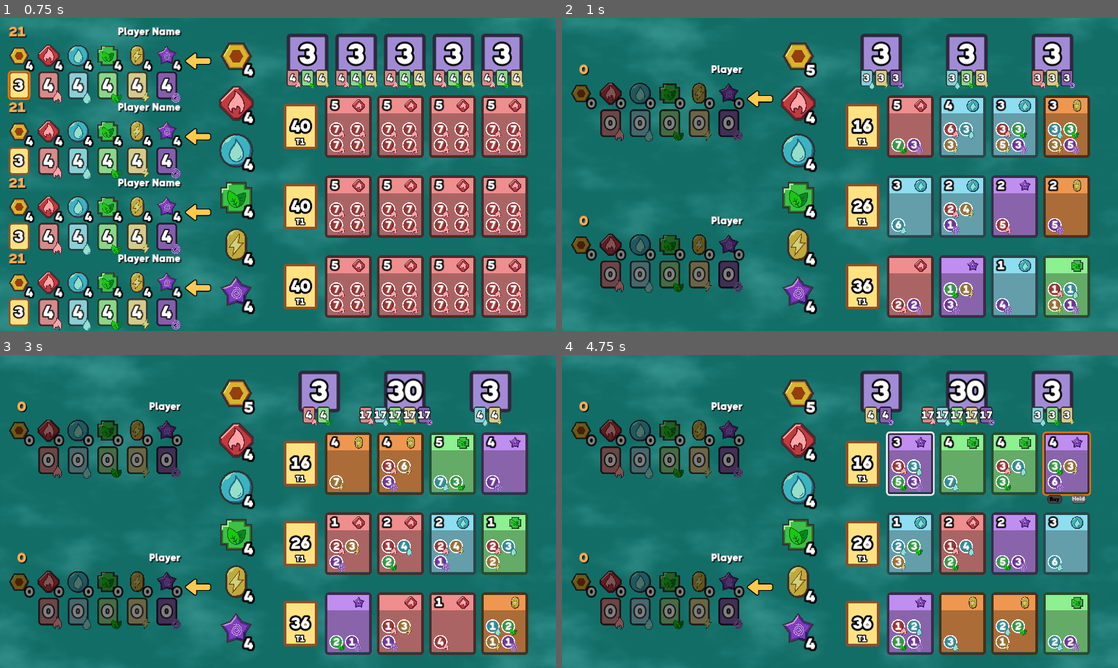
Above: before the commit, frames 1-4 (two rows, left to right).
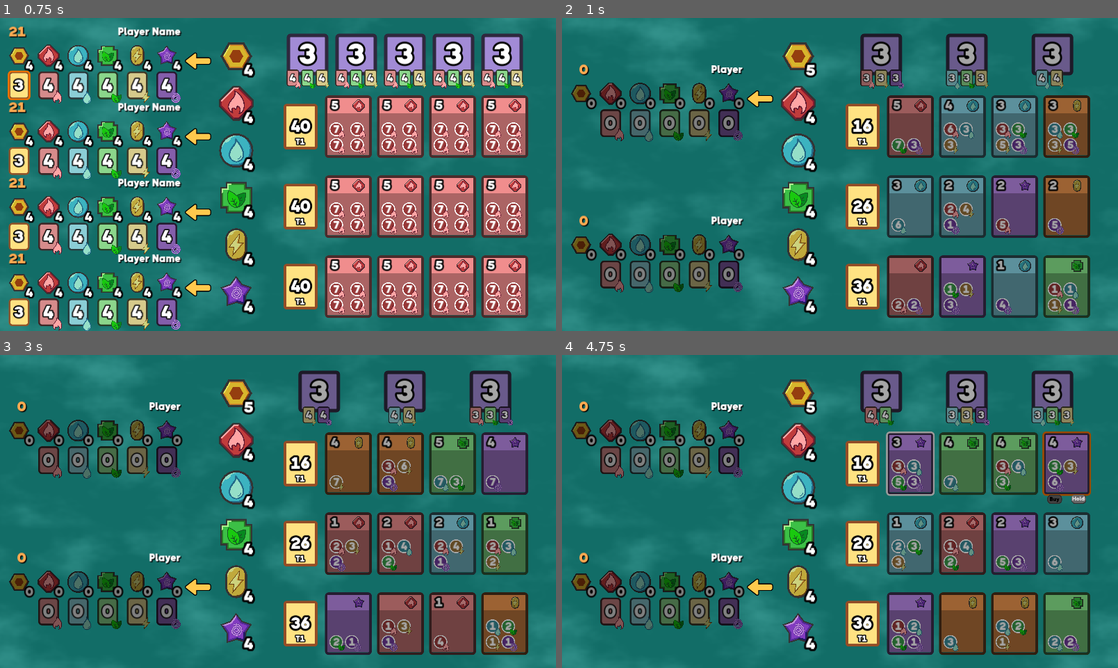
Above: after the commit, the same moments.

Repository: ShinyDeagle/Glid
Game: Godot game, scene res://Scenes/Main.tscn
The game is run twice, just before and just after one commit, with the same random seed, the same clock (stepped at 60 frames per second) and the same inputs.
Inputs (mouse positions are in pixels of both pictures, inside the frame that each line leads up to):
- Up to frame 1 (0.75 s): click (16, 86) at 0.52 s
- Up to frame 2 (1 s): no input
- Up to frame 3 (3 s): click (16, 461) at 1.27 s; click (16, 461) at 2.02 s; tap Enter at 2.75 s; move the mouse to (400, 495) at 2.77 s; tap Backspace at 2.85 s; click (400, 495) at 2.92 s
- Up to frame 4 (4.75 s): tap Space at 3.02, 3.5, 3.77 s; move the mouse to (728, 527) at 3.52 s; tap Backspace at 3.6, 4.35 s; click (728, 527) at 3.67 s; tap Enter at 4.25 s; move the mouse to (895, 442) at 4.27 s; click (895, 442) at 4.42 s

Frame 1 is identical in both runs. In frame 2, 22% of the frame differs, in the area x 53-95%, y 6-96%; in frame 3, 22%; in frame 4, 22%, in the area x 54-96%, y 6-96%.
Error before the commit: Invalid access to property or key 'deck' on a base object of type 'Nil'. (res://Scripts/Game/GamePlayer.gd:149)
Error after the commit: Invalid access to property or key 'deck' on a base object of type 'Nil'. (res://Scripts/Game/GamePlayer.gd:134)

Commit message:
Reworked the gem variables to use a GemBank instead.

Diff:
--- a/Scenes/Game/Session.tscn
+++ b/Scenes/Game/Session.tscn
@@ -1,6 +1,6 @@
 [gd_scene load_steps=20 format=3 uid="uid://eyaqe0owntkc"]
 
-[ext_resource type="Script" path="res://Scenes/Game/Session.gd" id="1_ep0gm"]
+[ext_resource type="Script" path="res://Scripts/Game/Session.gd" id="1_ep0gm"]
 [ext_resource type="PackedScene" uid="uid://hnci44c8shhb" path="res://Scenes/Game/Player.tscn" id="1_ki1s4"]
 [ext_resource type="PackedScene" uid="uid://nh7jhv57lm1w" path="res://Scenes/Game/Deck.tscn" id="1_ltllm"]
 [ext_resource type="PackedScene" uid="uid://blahpjlpjlsi2" path="res://Scenes/Game/Card.tscn" id="1_ot707"]
--- a/Scripts/Factory/CardData.gd
+++ b/Scripts/Factory/CardData.gd
@@ -42,6 +42,10 @@
 		index += 1
 		Main.inst().debug("Card Data", "Loaded Card #" + str(index - DATABASE_DUMMY_ROWS) + " - " \
 			+ "ID: " + str(card.card_id), Main.DEBUG_LEVEL.DATA)
+
+	var last_card : CardData = all_cards.pop_back() as CardData
+	card_map.erase(last_card.card_id)
+
 	Main.inst().debug("Card Data", "Loaded " + str(index - DATABASE_DUMMY_ROWS) \
 		+ " Cards", Main.DEBUG_LEVEL.DATA)
 
@@ -64,19 +68,22 @@
 
 	return card
 
+func get_cost_data() -> Dictionary:
+	return {
+		"Fire": card_fire_cost,
+		"Water": card_water_cost,
+		"Grass": card_grass_cost,
+		"Electric": card_electric_cost,
+		"Psychic": card_psychic_cost,
+	}
+
 func can_afford(who: Player) -> bool:
 	if who == null:
 		return false
+	var player : Player = Session.inst().current_player
+	var full_bank : GemBank = GemBank.new()
 
-	var fire_to_pay : int = max(0, card_fire_cost - who.fire_cards - who.fire_gems)
-	var water_to_pay : int = max(0, card_water_cost - who.water_cards - who.water_gems)
-	var grass_to_pay : int = max(0, card_grass_cost - who.grass_cards - who.grass_gems)
-	var electric_to_pay : int = max(0, card_electric_cost - who.electric_cards - who.electric_gems)
-	var psychic_to_pay : int = max(0, card_psychic_cost - who.psychic_cards - who.psychic_gems)
-	var leftover : int = fire_to_pay + \
-		water_to_pay + \
-		grass_to_pay + \
-		electric_to_pay + \
-		psychic_to_pay
+	player.bank.add_to(full_bank)
+	player.card_bank.add_to(full_bank)
 
-	return not (leftover > 0 and who.gold < leftover)
+	return full_bank.can_afford(get_cost_data())
--- a/Scripts/Factory/NobleData.gd
+++ b/Scripts/Factory/NobleData.gd
@@ -40,6 +40,10 @@
 		index += 1
 		Main.inst().debug("Noble Data", "Loaded Noble #" + str(index - DATABASE_DUMMY_ROWS) + " - " \
 			+ "ID: " + str(noble.noble_id), Main.DEBUG_LEVEL.DATA)
+
+	var last_noble : NobleData = all_nobles.pop_back() as NobleData
+	noble_map.erase(last_noble.noble_id)
+
 	Main.inst().debug("Noble Data", "Loaded " + str(index - DATABASE_DUMMY_ROWS) \
 		+ " Nobles", Main.DEBUG_LEVEL.DATA)
 
@@ -60,19 +64,23 @@
 
 	return noble
 
+func get_cost_data() -> Dictionary:
+	return {
+		"Fire": noble_fire_cost,
+		"Water": noble_water_cost,
+		"Grass": noble_grass_cost,
+		"Electric": noble_electric_cost,
+		"Psychic": noble_psychic_cost,
+	}
+
 func can_afford(who: Player) -> bool:
 	if who == null:
 		return false
 
-	var missing_fire : int = max(0, noble_fire_cost - who.fire_cards)
-	var missing_water : int = max(0, noble_water_cost - who.water_cards)
-	var missing_grass : int = max(0, noble_grass_cost - who.grass_cards)
-	var missing_electric : int = max(0, noble_electric_cost - who.electric_cards)
-	var missing_psychic : int = max(0, noble_psychic_cost - who.psychic_cards)
-	var missing : int =  missing_fire \
-		+ missing_water \
-		+ missing_grass \
-		+ missing_electric \
-		+ missing_psychic
+	var bank : Dictionary = who.bank.to_data()
+	var cost_data : Dictionary = get_cost_data()
+	for type in cost_data:
+		if cost_data[type] > bank[type]:
+			return false
 
-	return missing <= 0
+	return true
--- a/Scripts/Game/Card.gd
+++ b/Scripts/Game/Card.gd
@@ -20,32 +20,25 @@
 	%Foreground.self_modulate = modulate_color
 	%Highlight.self_modulate = modulate_color
 
-	if data.card_fire_cost > 0:
-		var cost : Control = AssetLoader.GEM_COST["Fire"].instantiate() as Control
-		%Costs.add_child(cost)
+	var cost_data : Dictionary = data.get_cost_data()
+	for type in cost_data:
+		var amount : int = cost_data[type] as int
 
-		cost.get_node("%Cost").text = str(data.card_fire_cost)
+		if amount > 0:
+			var cost : Control = AssetLoader.GEM_COST[type].instantiate() as Control
+			%Costs.add_child(cost)
 
-	if data.card_water_cost > 0:
-		var cost : Control = AssetLoader.GEM_COST["Water"].instantiate() as Control
-		%Costs.add_child(cost)
+			cost.get_node("%Cost").text = str(amount)
 
-		cost.get_node("%Cost").text = str(data.card_water_cost)
+	refresh_modulation()
 
-	if data.card_grass_cost > 0:
-		var cost : Control = AssetLoader.GEM_COST["Grass"].instantiate() as Control
-		%Costs.add_child(cost)
+func refresh_modulation() -> void:
+	var player : Player = Session.inst().current_player
+	var full_bank : GemBank = GemBank.new()
 
-		cost.get_node("%Cost").text = str(data.card_grass_cost)
+	player.bank.add_to(full_bank)
+	player.card_bank.add_to(full_bank)
 
-	if data.card_electric_cost > 0:
-		var cost : Control = AssetLoader.GEM_COST["Electric"].instantiate() as Control
-		%Costs.add_child(cost)
-
-		cost.get_node("%Cost").text = str(data.card_electric_cost)
-
-	if data.card_psychic_cost > 0:
-		var cost : Control = AssetLoader.GEM_COST["Psychic"].instantiate() as Control
-		%Costs.add_child(cost)
-
-		cost.get_node("%Cost").text = str(data.card_psychic_cost)
+	modulate = Color.WHITE.darkened(0.35) \
+		if not full_bank.can_afford(data.get_cost_data()) else \
+		Color.WHITE
--- a/Scripts/Game/GamePlayer.gd
+++ b/Scripts/Game/GamePlayer.gd
@@ -22,18 +22,19 @@
 
 	_update_points()
 
-	_update_gem(%Player_Gem_Gold, player.gold)
-	_update_gem(%Player_Gem_Fire, player.fire_gems)
-	_update_gem(%Player_Gem_Water, player.water_gems)
-	_update_gem(%Player_Gem_Grass, player.grass_gems)
-	_update_gem(%Player_Gem_Electric, player.electric_gems)
-	_update_gem(%Player_Gem_Psychic, player.psychic_gems)
+	_update_gem(%Player_Gem_Gold, player.bank.gold)
+	_update_gem(%Player_Gem_Fire, player.bank.fire_gems)
+	_update_gem(%Player_Gem_Water, player.bank.water_gems)
+	_update_gem(%Player_Gem_Grass, player.bank.grass_gems)
+	_update_gem(%Player_Gem_Electric, player.bank.electric_gems)
+	_update_gem(%Player_Gem_Psychic, player.bank.psychic_gems)
 
-	_update_stash(%Stash_Fire, player.fire_cards)
-	_update_stash(%Stash_Water, player.water_cards)
-	_update_stash(%Stash_Grass, player.grass_cards)
-	_update_stash(%Stash_Electric, player.electric_cards)
-	_update_stash(%Stash_Psychic, player.psychic_cards)
+	# It says gems but this updates the player's card bank instead!
+	_update_stash(%Stash_Fire, player.card_bank.fire_gems)
+	_update_stash(%Stash_Water, player.card_bank.water_gems)
+	_update_stash(%Stash_Grass, player.card_bank.grass_gems)
+	_update_stash(%Stash_Electric, player.card_bank.electric_gems)
+	_update_stash(%Stash_Psychic, player.card_bank.psychic_gems)
 
 	_update_deck()
 	toggle_deck(false)
@@ -66,32 +67,15 @@
 	if not data.can_afford(player):
 		return false
 
-	var fire_to_pay : int = max(0, data.card_fire_cost - player.fire_cards)
-	var water_to_pay : int = max(0, data.card_water_cost - player.water_cards)
-	var grass_to_pay : int = max(0, data.card_grass_cost - player.grass_cards)
-	var electric_to_pay : int = max(0, data.card_electric_cost - player.electric_cards)
-	var psychic_to_pay : int = max(0, data.card_psychic_cost - player.psychic_cards)
+	var card_bank : GemBank = GemBank.new()
+	card_bank.from_data(what.data.get_cost_data())
 
-	var gold_cost : int = (max(0, fire_to_pay - player.fire_gems)) + \
-		(max(0, water_to_pay - player.water_gems)) + \
-		(max(0, grass_to_pay - player.grass_gems)) + \
-		(max(0, electric_to_pay - player.electric_gems)) + \
-		(max(0, psychic_to_pay - player.psychic_gems))
+	var difference : GemBank = player.bank.difference(card_bank)
 
-	Session.inst().gold += gold_cost
-	Session.inst().fire_gems += min(player.fire_gems, fire_to_pay)
-	Session.inst().water_gems += min(player.water_gems, water_to_pay)
-	Session.inst().grass_gems += min(player.grass_gems, grass_to_pay)
-	Session.inst().electric_gems += min(player.electric_gems, electric_to_pay)
-	Session.inst().psychic_gems += min(player.psychic_gems, psychic_to_pay)
+	difference.add_to(Session.bank)
 	Session.inst().update()
 
-	player.fire_gems = clampi(player.fire_gems - fire_to_pay, 0, 4)
-	player.water_gems = clampi(player.water_gems - water_to_pay, 0, 4)
-	player.grass_gems = clampi(player.grass_gems - grass_to_pay, 0, 4)
-	player.electric_gems = clampi(player.electric_gems - electric_to_pay, 0, 4)
-	player.psychic_gems = clampi(player.psychic_gems - psychic_to_pay, 0, 4)
-	player.gold -= max(0, gold_cost)
+	player.bank.buy(data.get_cost_data())
 
 	player.points += data.card_points
 
@@ -101,17 +85,18 @@
 	return true
 
 func _on_card_bought(card: CardData) -> void:
+	# It says gems but this updates the player's card bank instead.
 	match card.card_type:
 		"Fire":
-			player.fire_cards += 1
+			player.card_bank.fire_gems += 1
 		"Water":
-			player.water_cards += 1
+			player.card_bank.water_gems += 1
 		"Grass":
-			player.grass_cards += 1
+			player.card_bank.grass_gems += 1
 		"Electric":
-			player.electric_cards += 1
+			player.card_bank.electric_gems += 1
 		"Psychic":
-			player.psychic_cards += 1
+			player.card_bank.psychic_gems += 1
 
 func hold_card(card: Card) -> bool:
 	if player.deck.size() >=  Session.PLAYER_MAX_DECK_SIZE:
--- /dev/null
+++ b/Scripts/Game/GemBank.gd
@@ -0,0 +1,111 @@
+class_name GemBank
+extends RefCounted
+
+var fire_gems : int = 0
+var water_gems : int = 0
+var grass_gems : int = 0
+var electric_gems : int = 0
+var psychic_gems : int = 0
+var gold : int = 0
+
+func to_data() -> Dictionary:
+	return {
+		"Fire": fire_gems,
+		"Water": water_gems,
+		"Grass": grass_gems,
+		"Electric": electric_gems,
+		"Psychic": psychic_gems,
+	}
+
+func from_data(data: Dictionary) -> void:
+	for type in data:
+		match type:
+			"Fire":
+				fire_gems = data[type]
+			"Water":
+				water_gems = data[type]
+			"Grass":
+				grass_gems = data[type]
+			"Electric":
+				electric_gems = data[type]
+			"Psychic":
+				psychic_gems = data[type]
+			"Gold":
+				gold = data[type]
+
+func can_afford(cost: Dictionary) -> bool:
+	var bank : Dictionary = to_data()
+
+	var missing : int = 0
+	for type in bank:
+		var to_pay : int = cost.get(type, 0) as int
+		if to_pay <= 0:
+			continue
+
+		var bank_amount : int = bank.get(type, 0) as int
+		if bank_amount < to_pay:
+			missing += to_pay - bank_amount
+		else:
+			bank[type] -= to_pay
+
+	if missing > 0:
+		if self.gold < missing:
+			return false
+
+		self.gold -= missing
+
+	return true
+
+func difference(other: GemBank) -> GemBank:
+	var bank : Dictionary = to_data()
+	var other_bank : Dictionary = other.to_data()
+	var result : Dictionary = bank.duplicate()
+
+	var result_bank : GemBank = GemBank.new()
+
+	for type in bank:
+		result[type] = abs(bank.get(type, 0) - other_bank.get(type, 0))
+
+	result_bank.from_data(result)
+
+	result_bank.gold = abs(self.gold - other.gold)
+
+	return result_bank
+
+func add_to(other: GemBank) -> void:
+	var bank : Dictionary = to_data()
+	var other_bank : Dictionary = other.to_data()
+	var result : Dictionary = bank.duplicate()
+
+	for type in bank:
+		result[type] = bank.get(type, 0) + other_bank.get(type, 0)
+
+	other.from_data(result)
+	other.gold = self.gold + other.gold
+
+func buy(cost: Dictionary) -> bool:
+	if not can_afford(cost):
+		return false
+
+	var bank : Dictionary = to_data()
+
+	var missing : int = 0
+	for type in bank:
+		var to_pay : int = cost.get(type, 0) as int
+		if to_pay <= 0:
+			continue
+
+		var bank_amount : int = bank.get(type, 0) as int
+		if bank_amount < to_pay:
+			missing += to_pay - bank_amount
+		else:
+			bank[type] -= to_pay
+
+	if missing > 0:
+		if self.gold < missing:
+			return false
+
+		self.gold -= missing
+
+	from_data(bank)
+	return true
--- a/Scripts/Game/Noble.gd
+++ b/Scripts/Game/Noble.gd
@@ -11,32 +11,19 @@
 	%Points.text = str(data.noble_points)
 	%Points.visible = data.noble_points > 0
 
-	if data.noble_fire_cost > 0:
-		var cost : Control = AssetLoader.GEM_STASH["Fire"].instantiate() as Control
-		%Costs.add_child(cost)
+	var cost_data : Dictionary = data.get_cost_data()
+	for type in cost_data:
+		var amount : int = cost_data[type] as int
 
-		cost.get_node("%Amount").text = str(data.noble_fire_cost)
+		if amount > 0:
+			var cost : Control = AssetLoader.GEM_STASH[type].instantiate() as Control
+			%Costs.add_child(cost)
 
-	if data.noble_water_cost > 0:
-		var cost : Control = AssetLoader.GEM_STASH["Water"].instantiate() as Control
-		%Costs.add_child(cost)
+			cost.get_node("%Amount").text = str(amount)
 
-		cost.get_node("%Amount").text = str(data.noble_water_cost)
+	refresh_modulation()
 
-	if data.noble_grass_cost > 0:
-		var cost : Control = AssetLoader.GEM_STASH["Grass"].instantiate() as Control
-		%Costs.add_child(cost)
-
-		cost.get_node("%Amount").text = str(data.noble_grass_cost)
-
-	if data.noble_electric_cost > 0:
-		var cost : Control = AssetLoader.GEM_STASH["Electric"].instantiate() as Control
-		%Costs.add_child(cost)
-
-		cost.get_node("%Amount").text = str(data.noble_electric_cost)
-
-	if data.noble_psychic_cost > 0:
-		var cost : Control = AssetLoader.GEM_STASH["Psychic"].instantiate() as Control
-		%Costs.add_child(cost)
-
-		cost.get_node("%Amount").text = str(data.noble_psychic_cost)
+func refresh_modulation() -> void:
+	modulate = Color.WHITE.darkened(0.35) \
+		if not Session.inst().current_player.card_bank.can_afford(data.get_cost_data()) else \
+		Color.WHITE
--- a/Scripts/Game/Player.gd
+++ b/Scripts/Game/Player.gd
@@ -5,22 +5,12 @@
 var id : int = randi()
 var username : String = "Player"
 
-var fire_gems : int = 0
-var water_gems : int = 0
-var grass_gems : int = 0
-var electric_gems : int = 0
-var psychic_gems : int = 0
+var bank : GemBank = GemBank.new()
+var card_bank : GemBank = GemBank.new()
 
-var fire_cards : int = 0
-var water_cards : int = 0
-var grass_cards : int = 0
-var electric_cards : int = 0
-var psychic_cards : int = 0
-
-var gold : int = 0
 var points : int = 0
 
 var deck : Array[CardData] = []
 
 func get_gem_total() -> int:
-	return gold + fire_gems + water_gems + grass_gems + electric_gems + psychic_gems
+	return bank.gold + bank.fire_gems + bank.water_gems + bank.grass_gems + bank.electric_gems + bank.psychic_gems
--- a/Scenes/Game/Session.gd
+++ b/Scripts/Game/Session.gd
@@ -27,6 +27,12 @@
 		arrow.visibility_layer = 0 if not show_arrow else 1
 		index += 1
 
+	for card : Card in %Tier_1.get_children() + %Tier_2.get_children() + %Tier_3.get_children():
+		card.refresh_modulation()
+
+	for noble : Noble in %Nobles.get_children():
+		noble.refresh_modulation()
+
 func _ready() -> void:
 	%Gem_Fire.get_node("%Button").mouse_entered.connect(_hover_enter_gem.bind("Fire"))
 	%Gem_Fire.get_node("%Button").mouse_exited.connect(_hover_exit_gem)
@@ -95,6 +101,16 @@
 const MAX_CARDS_PER_TIER : int = 4
 const NOBLES_PER_GAME : int = 3
 func setup() -> void:
+	bank = GemBank.new()
+	bank.fire_gems = 4
+	bank.water_gems = 4
+	bank.grass_gems = 4
+	bank.electric_gems = 4
+	bank.psychic_gems = 4
+	bank.gold = 5
+
+	taking = GemBank.new()
+
 	Utils.free_children(%Nobles, true)
 	Utils.free_children(%Tier_1, true)
 	Utils.free_children(%Tier_2, true)
@@ -248,17 +264,8 @@
 	card.size_flags_horizontal = Control.SIZE_EXPAND_FILL
 	card.update()
 
-var gold : int = 5
-var fire_taking : int = 0
-var fire_gems : int = 4
-var water_taking : int = 0
-var water_gems : int = 4
-var grass_taking : int = 0
-var grass_gems : int = 4
-var electric_taking : int = 0
-var electric_gems : int = 4
-var psychic_taking : int = 0
-var psychic_gems : int = 4
+static var bank : GemBank = null
+static var taking : GemBank = null
 
 var spread_take : bool = false
 var takes : Array[String] = []
@@ -274,15 +281,15 @@
 
 	match type:
 		"Fire":
-			bad_dip = fire_taking >= 1 and fire_gems <= 2 and takes.count(type) == 1
+			bad_dip = taking.fire_gems >= 1 and bank.fire_gems <= 2 and takes.count(type) == 1
 		"Water":
-			bad_dip = water_taking >= 1 and water_gems <= 2 and takes.count(type) == 1
+			bad_dip = taking.water_gems >= 1 and bank.water_gems <= 2 and takes.count(type) == 1
 		"Grass":
-			bad_dip = grass_taking >= 1 and grass_gems <= 2 and takes.count(type) == 1
+			bad_dip = taking.grass_gems >= 1 and bank.grass_gems <= 2 and takes.count(type) == 1
 		"Electric":
-			bad_dip = electric_taking >= 1 and electric_gems <= 2 and takes.count(type) == 1
+			bad_dip = taking.electric_gems >= 1 and bank.electric_gems <= 2 and takes.count(type) == 1
 		"Psychic":
-			bad_dip = psychic_taking >= 1 and psychic_gems <= 2 and takes.count(type) == 1
+			bad_dip = taking.psychic_gems >= 1 and bank.psychic_gems <= 2 and takes.count(type) == 1
 
 	spread_take = not takes.any(func(take: String):
 		return takes.count(take) > 1)
@@ -300,117 +307,41 @@
 		if takes.count(type) > 0:
 			return
 
-	match type:
-		"Fire":
-			if fire_gems <= 0:
-				return
-
-			takes.append("Fire")
-			fire_taking += 1
-			fire_gems -= 1
-			%Gem_Fire.get_node("%Amount").text = str(fire_gems)
-			%Gem_Fire.get_node("%Taking").text = "+" + str(fire_taking)
-			%Gem_Fire.get_node("%Taking").visible = fire_taking > 0
-		"Water":
-			if water_gems <= 0:
-				return
-
-			takes.append("Water")
-			water_taking += 1
-			water_gems -= 1
-			%Gem_Water.get_node("%Amount").text = str(water_gems)
-			%Gem_Water.get_node("%Taking").text = "+" + str(water_taking)
-			%Gem_Water.get_node("%Taking").visible = water_taking > 0
-		"Grass":
-			if grass_gems <= 0:
-				return
-
-			takes.append("Grass")
-			grass_taking += 1
-			grass_gems -= 1
-			%Gem_Grass.get_node("%Amount").text = str(grass_gems)
-			%Gem_Grass.get_node("%Taking").text = "+" + str(grass_taking)
-			%Gem_Grass.get_node("%Taking").visible = grass_taking > 0
-		"Electric":
-			if electric_gems <= 0:
-				return
-
-			takes.append("Electric")
-			electric_taking += 1
-			electric_gems -= 1
-			%Gem_Electric.get_node("%Amount").text = str(electric_gems)
-			%Gem_Electric.get_node("%Taking").text = "+" + str(electric_taking)
-			%Gem_Electric.get_node("%Taking").visible = electric_taking > 0
-		"Psychic":
-			if psychic_gems <= 0:
-				return
-
-			takes.append("Psychic")
-			psychic_taking += 1
-			psychic_gems -= 1
-			%Gem_Psychic.get_node("%Amount").text = str(psychic_gems)
-			%Gem_Psychic.get_node("%Taking").text = "+" + str(psychic_taking)
-			%Gem_Psychic.get_node("%Taking").visible = psychic_taking > 0
+	var bank_data : Dictionary = bank.to_data()
+	var taking_data : Dictionary = taking.to_data()
+
+	if bank_data[type] <= 0:
+		return
+
+	takes.append(type)
+	taking_data[type] += 1
+	bank_data[type] -= 1
+	get_node("%Gem_" + type.capitalize()).get_node("%Amount").text = str(bank_data[type])
+	get_node("%Gem_" + type.capitalize()).get_node("%Taking").text = "+" + str(taking_data[type])
+	get_node("%Gem_" + type.capitalize()).get_node("%Taking").visible = taking_data[type] > 0
+
+	bank.from_data(bank_data)
+	taking.from_data(taking_data)
 
 	gems_taken += 1
 
 func _on_putback_gem(type: String) -> void:
-	match type:
-		"Fire":
-			if fire_taking <= 0:
-				return
-
-			takes.erase("Fire")
-
-			fire_taking -= 1
-			fire_gems += 1
-			%Gem_Fire.get_node("%Amount").text = str(fire_gems)
-			%Gem_Fire.get_node("%Taking").text = "+" + str(fire_taking)
-			%Gem_Fire.get_node("%Taking").visible = fire_taking > 0
-		"Water":
-			if water_taking <= 0:
-				return
-
-			takes.erase("Water")
-
-			water_taking -= 1
-			water_gems += 1
-			%Gem_Water.get_node("%Amount").text = str(water_gems)
-			%Gem_Water.get_node("%Taking").text = "+" + str(water_taking)
-			%Gem_Water.get_node("%Taking").visible = water_taking > 0
-		"Grass":
-			if grass_taking <= 0:
-				return
-
-			takes.erase("Grass")
-
-			grass_taking -= 1
-			grass_gems += 1
-			%Gem_Grass.get_node("%Amount").text = str(grass_gems)
-			%Gem_Grass.get_node("%Taking").text = "+" + str(grass_taking)
-			%Gem_Grass.get_node("%Taking").visible = grass_taking > 0
-		"Electric":
-			if electric_taking <= 0:
-				return
-
-			takes.erase("Electric")
-
-			electric_taking -= 1
-			electric_gems += 1
-			%Gem_Electric.get_node("%Amount").text = str(electric_gems)
-			%Gem_Electric.get_node("%Taking").text = "+" + str(electric_taking)
-			%Gem_Electric.get_node("%Taking").visible = electric_taking > 0
-		"Psychic":
-			if psychic_taking <= 0:
-				return
-
-			takes.erase("Psychic")
-
-			psychic_taking -= 1
-			psychic_gems += 1
-			%Gem_Psychic.get_node("%Amount").text = str(psychic_gems)
-			%Gem_Psychic.get_node("%Taking").text = "+" + str(psychic_taking)
-			%Gem_Psychic.get_node("%Taking").visible = psychic_taking > 0
+	var bank_data : Dictionary = bank.to_data()
+	var taking_data : Dictionary = taking.to_data()
+
+	if taking_data[type] <= 0:
+		return
+
+	takes.erase(type)
+	taking_data[type] -= 1
+	bank_data[type] += 1
+
+	get_node("%Gem_" + type.capitalize()).get_node("%Amount").text = str(bank_data[type])
+	get_node("%Gem_" + type.capitalize()).get_node("%Taking").text = "+" + str(taking_data[type])
+	get_node("%Gem_" + type.capitalize()).get_node("%Taking").visible = taking_data[type] > 0
+
+	bank.from_data(bank_data)
+	taking.from_data(taking_data)
 
 	gems_taken -= 1
 
@@ -438,7 +369,7 @@
 	var data : CardData = selected_card.data
 	%Buy.disabled = not data.can_afford(current_player)
 	%Hold.disabled = current_player.deck.size() >= PLAYER_MAX_DECK_SIZE \
-		or gold <= 0 \
+		or bank.gold <= 0 \
 		or held \
 		or current_player.get_gem_total() >= MAX_GEMS_PER_PLAYER
 
@@ -488,7 +419,7 @@
 	if not selected_card and not selected_deck:
 		return
 
-	if gold <= 0:
+	if bank.gold <= 0:
 		return
 
 	if selected_card != null:
@@ -550,7 +481,7 @@
 
 	%Buy.disabled = true
 	%Hold.disabled = current_player.deck.size() >= PLAYER_MAX_DECK_SIZE \
-		or gold <= 0 \
+		or bank.gold <= 0 \
 		or current_player.get_gem_total() >= MAX_GEMS_PER_PLAYER
 
 	if deck == %T1:
@@ -577,23 +508,11 @@
 	%Gem_Electric.get_node("%Taking").visible = false
 	%Gem_Psychic.get_node("%Taking").visible = false
 
+	taking.add_to(current_player.bank)
+
 	var visual : GamePlayer = player_to_visual[current_player] as GamePlayer
-	if fire_taking > 0:
-		current_player.fire_gems += fire_taking
-	if water_taking > 0:
-		current_player.water_gems += water_taking
-	if grass_taking > 0:
-		current_player.grass_gems += grass_taking
-	if electric_taking > 0:
-		current_player.electric_gems += electric_taking
-	if psychic_taking > 0:
-		current_player.psychic_gems += psychic_taking
-
-	fire_taking = 0
-	water_taking = 0
-	grass_taking = 0
-	electric_taking = 0
-	psychic_taking = 0
+
+	taking = GemBank.new()
 
 	spread_take = false
 	bad_dip = false
@@ -608,12 +527,12 @@
 	_next_player()
 
 func update() -> void:
-	%Gem_Gold.get_node("%Amount").text = str(gold)
-	%Gem_Fire.get_node("%Amount").text = str(fire_gems)
-	%Gem_Water.get_node("%Amount").text = str(water_gems)
-	%Gem_Grass.get_node("%Amount").text = str(grass_gems)
-	%Gem_Electric.get_node("%Amount").text = str(electric_gems)
-	%Gem_Psychic.get_node("%Amount").text = str(psychic_gems)
+	%Gem_Gold.get_node("%Amount").text = str(bank.gold)
+	%Gem_Fire.get_node("%Amount").text = str(bank.fire_gems)
+	%Gem_Water.get_node("%Amount").text = str(bank.water_gems)
+	%Gem_Grass.get_node("%Amount").text = str(bank.grass_gems)
+	%Gem_Electric.get_node("%Amount").text = str(bank.electric_gems)
+	%Gem_Psychic.get_node("%Amount").text = str(bank.psychic_gems)
 
 	%T1.get_node("%Amount").text = str(t1_pool.size())
 	%T2.get_node("%Amount").text = str(t2_pool.size())
